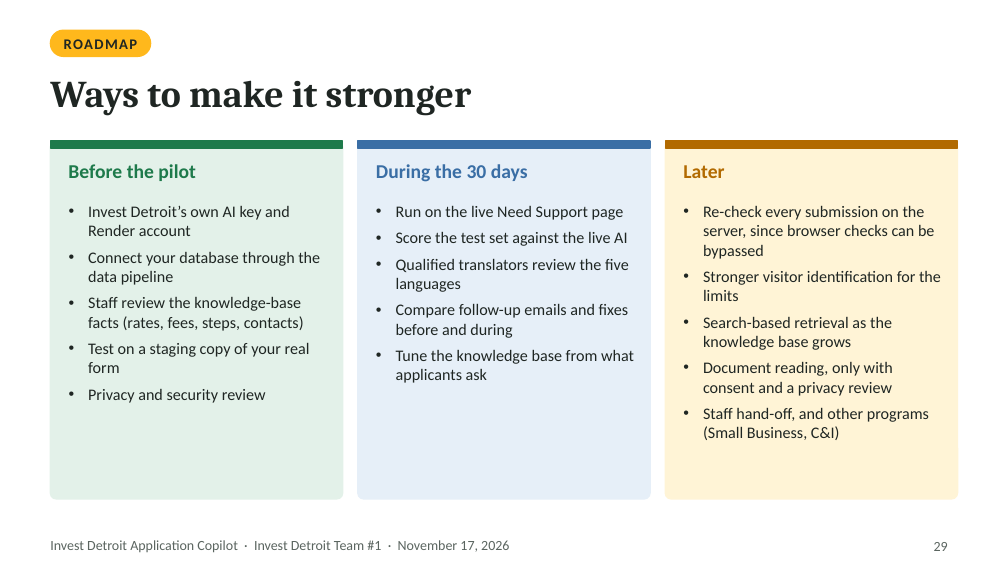
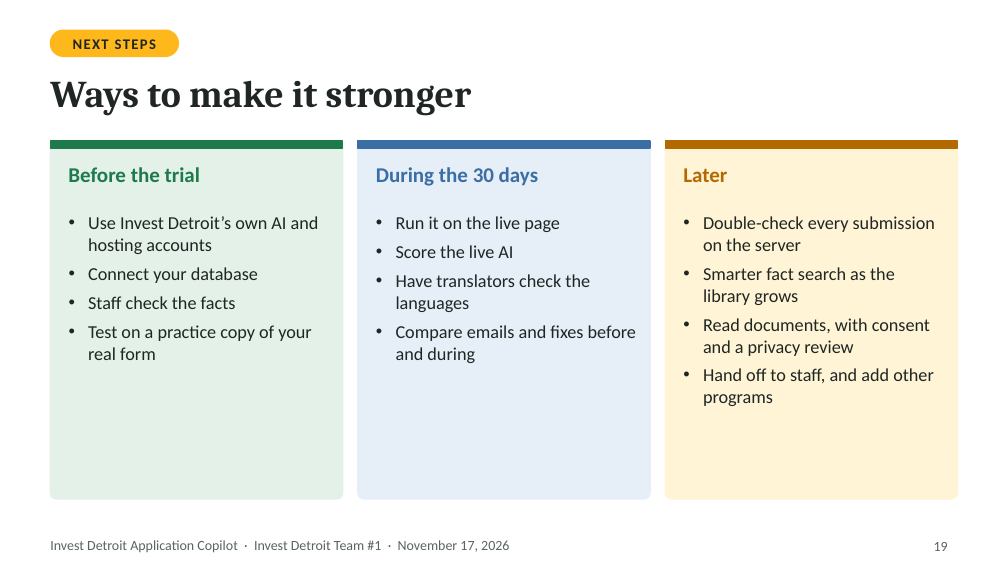
Before and after one commit to ojhnny/invest-detroit-application-copilot, a slide deck: slide 19 of docs/presentation/Invest-Detroit-Copilot-Final-Presentation.pptx (slide 29 before the commit). Drawn at 1008x567 pixels with LibreOffice and Linux fonts; fonts in the diff are those of the drawing. Boxes give left, top, right and bottom in pixels: in the first picture for what was removed or moved away, otherwise in the second. Text is boxed around its words. In the diff, an @@ line names an element or a change of style, - is before the commit and + after.

```diff
--- a/docs/presentation/Invest-Detroit-Copilot-Final-Presentation.pptx
+++ b/docs/presentation/Invest-Detroit-Copilot-Final-Presentation.pptx
@@ rounded rectangle: place and size @@
-rounded rectangle at (50,30,150,56)
+rounded rectangle at (50,30,178,56)
@@ text at (73,39,156,49): text changed @@
-ROADMAP
+NEXT STEPS
@@ text at (68,167,200,182): text changed; size 14 to 15 pt @@
-Before the pilot
+Before the trial
@@ text "During the 30 days" at (376,167,538,186): size 14 to 15 pt @@
@@ text "Later" at (683,168,727,182): size 14 to 15 pt @@
@@ text at (88,216,319,360): text changed; size 11.5 to 13 pt @@
-• Invest Detroit’s own AI key and Render account
-• Connect your database through the data pipeline
-• Staff review the knowledge-base facts (rates, fees, steps, contacts)
-• Test on a staging copy of your real form
-• Privacy and security review
+• Use Invest Detroit’s own AI and hosting accounts
+• Connect your database
+• Staff check the facts
+• Test on a practice copy of your real form
@@ text at (396,216,636,363): text changed; size 11.5 to 13 pt @@
-• Run on the live Need Support page
-• Score the test set against the live AI
-• Qualified translators review the five languages
-• Compare follow-up emails and fixes before and during
-• Tune the knowledge base from what applicants ask
+• Run it on the live page
+• Score the live AI
+• Have translators check the languages
+• Compare emails and fixes before and during
@@ text at (703,216,935,406): text changed; size 11.5 to 13 pt @@
-• Re-check every submission on the server, since browser checks can be bypassed
-• Stronger visitor identification for the limits
-• Search-based retrieval as the knowledge base grows
-• Document reading, only with consent and a privacy review
-• Staff hand-off, and other programs (Small Business, C&I)
+• Double-check every submission on the server
+• Smarter fact search as the library grows
+• Read documents, with consent and a privacy review
+• Hand off to staff, and add other programs
@@ page number at (934,542,948,551): text changed @@
-29
+19
```
Also in this commit, not shown: 16 other slides changed, 3 slides added, 14 slides removed, 1 other file.
